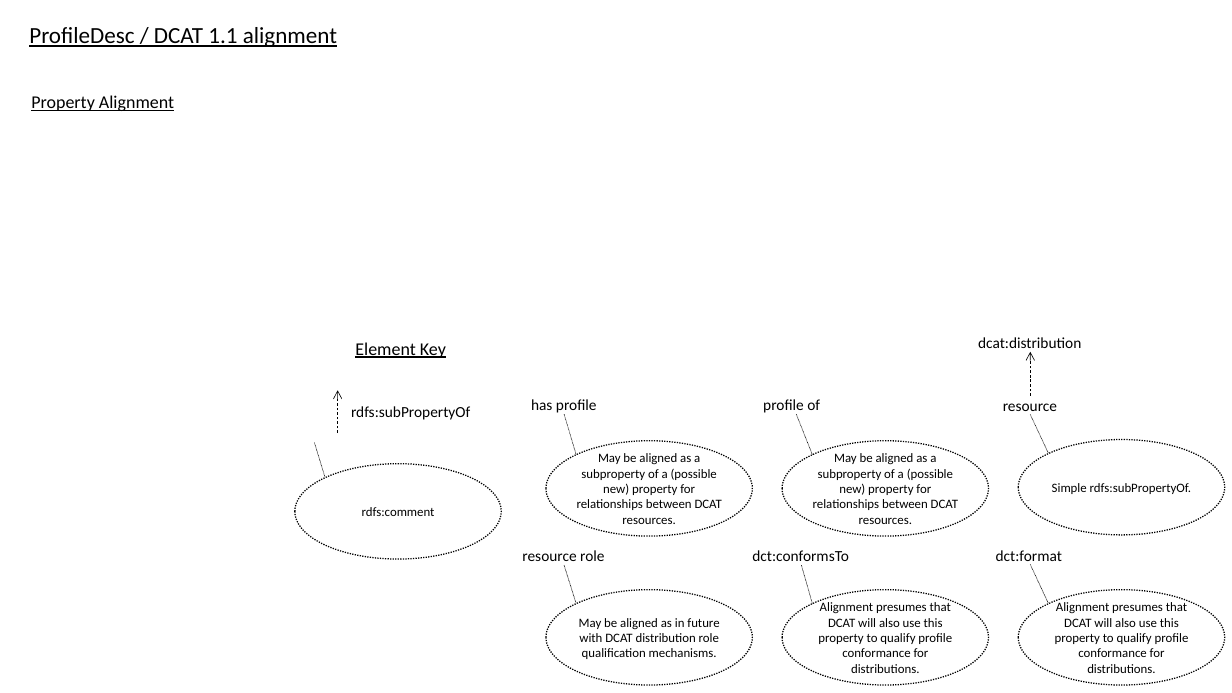
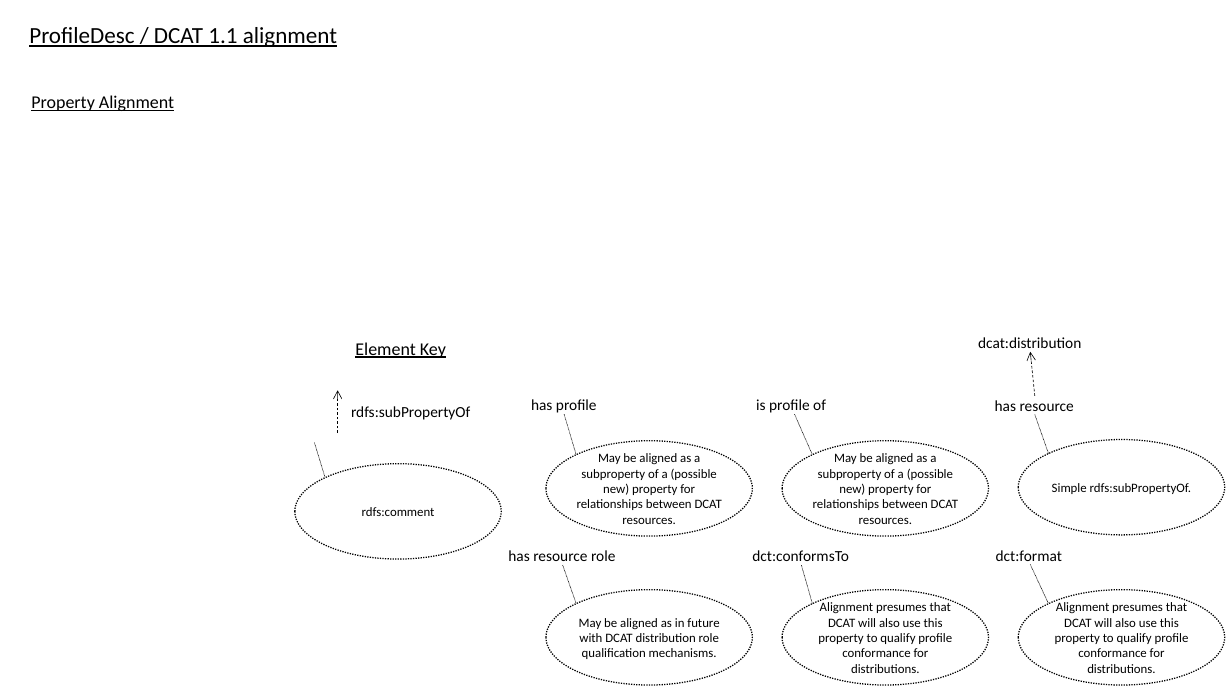
Before and after one commit to w3c/dxwg, a slide deck: slide 8 of profilesont/diagrams.pptx. Drawn at 1232x693 pixels with LibreOffice and Linux fonts; fonts in the diff are those of the drawing. Boxes give left, top, right and bottom in pixels: in the first picture for what was removed or moved away, otherwise in the second. Text is boxed around its words. In the diff, an @@ line names an element or a change of style, - is before the commit and + after.

```diff
--- a/profilesont/diagrams.pptx
+++ b/profilesont/diagrams.pptx
@@ arrow moved from (1031, 396) - (1031, 352) to (1035, 396) - (1031, 352) @@
@@ text at [756, 399, 826, 415]: text changed @@
-profile of
+is profile of
@@ text in rectangle at [995, 400, 1074, 416]: text changed @@
-resource
+has resource
@@ rectangle "has resource": place and size @@
-rectangle "has resource" at [1003, 396, 1057, 414]
+rectangle "has resource" at [995, 396, 1076, 414]
@@ line moved from (1031, 415) - (1049, 454) to (1035, 415) - (1049, 454) @@
@@ text at [508, 550, 615, 566]: text changed @@
-resource role
+has resource role
```
Also in this commit, not shown: 8 other slides changed, 12 other files.
